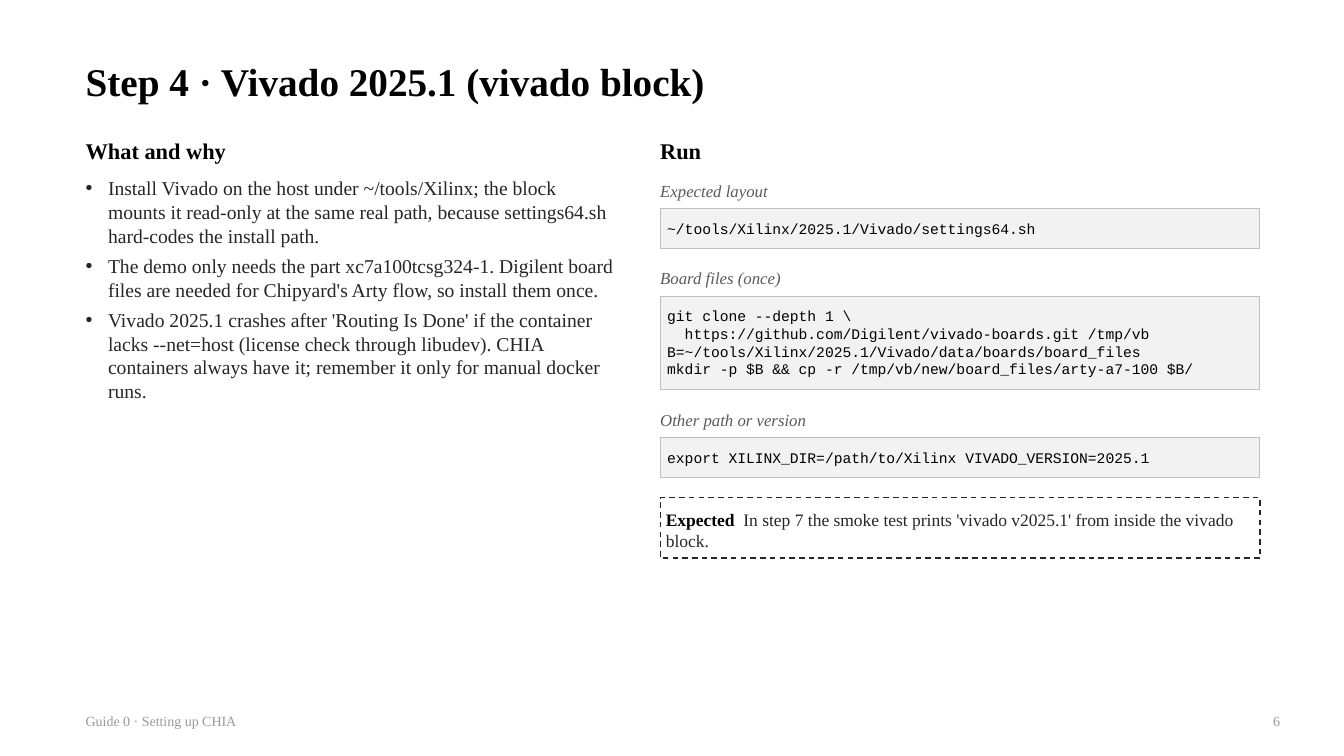
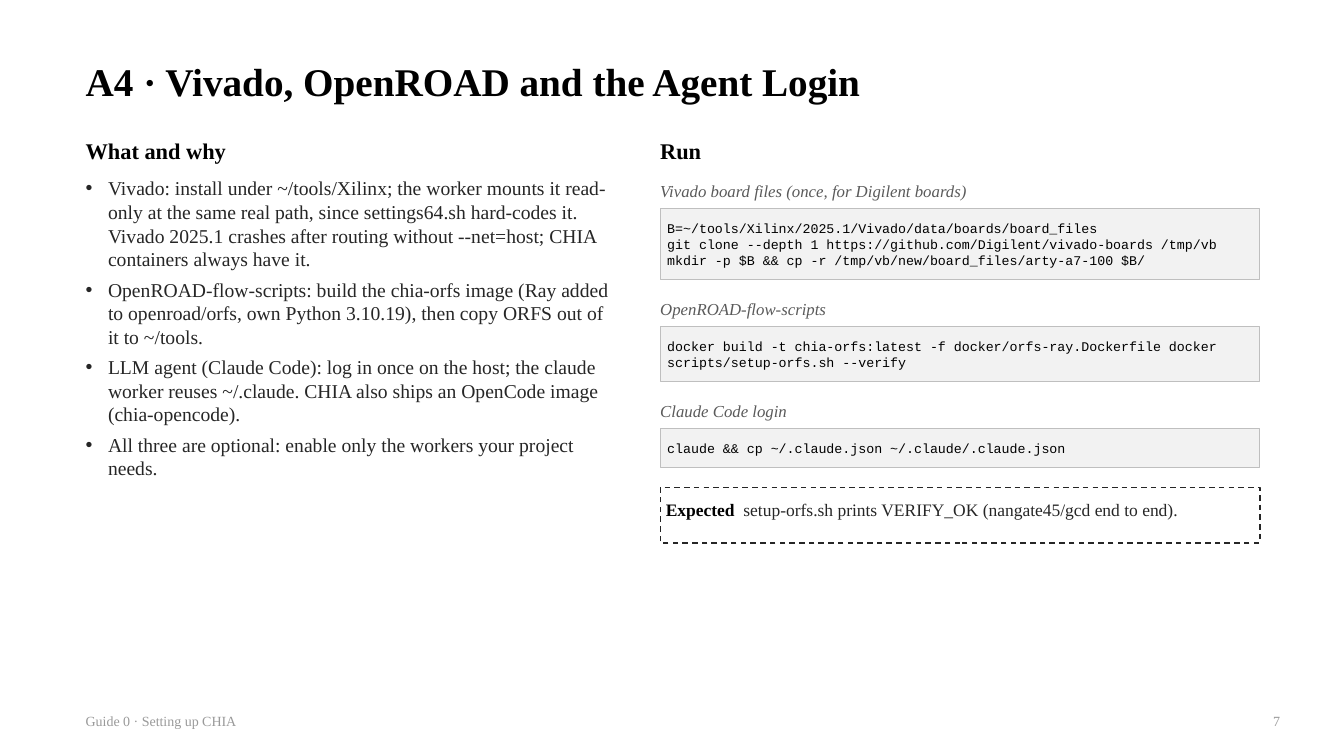
Before and after one commit to chipchip-tech/CHIA-workflow, a slide deck: slide 7 of projects/demo-alu/report/guides/0_Setup.pptx (slide 6 before the commit). Drawn at 1344x756 pixels with LibreOffice and Linux fonts; fonts in the diff are those of the drawing. Boxes give left, top, right and bottom in pixels: in the first picture for what was removed or moved away, otherwise in the second. Text is boxed around its words. In the diff, an @@ line names an element or a change of style, - is before the commit and + after.

```diff
--- a/projects/demo-alu/report/guides/0_Setup.pptx
+++ b/projects/demo-alu/report/guides/0_Setup.pptx
@@ text at (x1=86, y1=68, x2=860, y2=103): text changed @@
-Step 4 · Vivado 2025.1 (vivado block)
+A4 · Vivado, OpenROAD and the Agent Login
@@ text at (x1=108, y1=181, x2=608, y2=475): text changed @@
-• Install Vivado on the host under ~/tools/Xilinx; the block mounts it read-only at the same real path, because settings64.sh hard-codes the install path.
-• The demo only needs the part xc7a100tcsg324-1. Digilent board files are needed for Chipyard's Arty flow, so install them once.
-• Vivado 2025.1 crashes after 'Routing Is Done' if the container lacks --net=host (license check through libudev). CHIA containers always have it; remember it only for manual docker runs.
+• Vivado: install under ~/tools/Xilinx; the worker mounts it read-only at the same real path, since settings64.sh hard-codes it. Vivado 2025.1 crashes after routing without --net=host; CHIA containers always have it.
+• OpenROAD-flow-scripts: build the chia-orfs image (Ray added to openroad/orfs, own Python 3.10.19), then copy ORFS out of it to ~/tools.
+• LLM agent (Claude Code): log in once on the host; the claude worker reuses ~/.claude. CHIA also ships an OpenCode image (chia-opencode).
+• All three are optional: enable only the workers your project needs.
@@ text at (x1=660, y1=185, x2=967, y2=201): text changed @@
-Expected layout
+Vivado board files (once, for Digilent boards)
@@ rectangle "B=~/tools/Xilinx/2025.1/Vivado/data/boards/board_files" resized from (x1=660, y1=209, x2=1260, y2=249) to (x1=660, y1=209, x2=1260, y2=279) @@
@@ text in rectangle at (x1=667, y1=223, x2=1217, y2=268): text changed; size 10.5 to 9.5 pt @@
-~/tools/Xilinx/2025.1/Vivado/settings64.sh
+B=~/tools/Xilinx/2025.1/Vivado/data/boards/board_files
+git clone --depth 1 https://github.com/Digilent/vivado-boards /tmp/vb
+mkdir -p $B && cp -r /tmp/vb/new/board_files/arty-a7-100 $B/
@@ rectangle "docker build -t chia-orfs:latest -f ..." resized from (x1=660, y1=296, x2=1260, y2=390) to (x1=660, y1=327, x2=1260, y2=381) @@
@@ text at (x1=660, y1=303, x2=826, y2=319): text changed @@
-Board files (once)
+OpenROAD-flow-scripts
@@ text in rectangle at (x1=667, y1=341, x2=1217, y2=370): text changed; size 10.5 to 9.5 pt @@
-git clone --depth 1 \
-https://github.com/Digilent/vivado-boards.git /tmp/vb
-B=~/tools/Xilinx/2025.1/Vivado/data/boards/board_files
-mkdir -p $B && cp -r /tmp/vb/new/board_files/arty-a7-100 $B/
+docker build -t chia-orfs:latest -f docker/orfs-ray.Dockerfile docker
+scripts/setup-orfs.sh --verify
@@ text at (x1=660, y1=405, x2=786, y2=421): text changed @@
-Other path or version
+Claude Code login
@@ rectangle "claude && cp ~/.claude.json ~/.claude/.claude.json" moved from (x1=660, y1=438, x2=1260, y2=478) to (x1=660, y1=429, x2=1260, y2=467) @@
@@ text in rectangle at (x1=667, y1=443, x2=1065, y2=456): text changed; size 10.5 to 9.5 pt @@
-export XILINX_DIR=/path/to/Xilinx VIVADO_VERSION=2025.1
+claude && cp ~/.claude.json ~/.claude/.claude.json
@@ rectangle "Expected setup-orfs.sh prints VERIFY_OK (nangate45/gcd ..." resized from (x1=660, y1=498, x2=1260, y2=559) to (x1=660, y1=488, x2=1260, y2=543) @@
@@ text in rectangle at (x1=666, y1=503, x2=1177, y2=520): text changed @@
-Expected In step 7 the smoke test prints 'vivado v2025.1' from inside the vivado block.
+Expected setup-orfs.sh prints VERIFY_OK (nangate45/gcd end to end).
@@ text at (x1=1273, y1=717, x2=1280, y2=726): text changed @@
-6
+7
```
Also in this commit, not shown: 6 other slides changed, 6 slides added, 4 slides removed, 4 other files.
